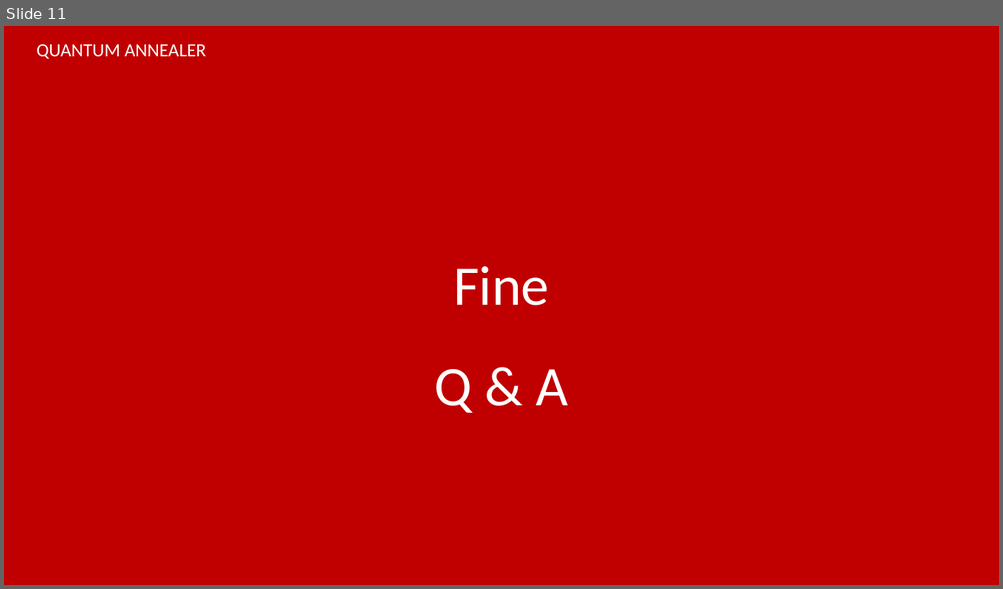
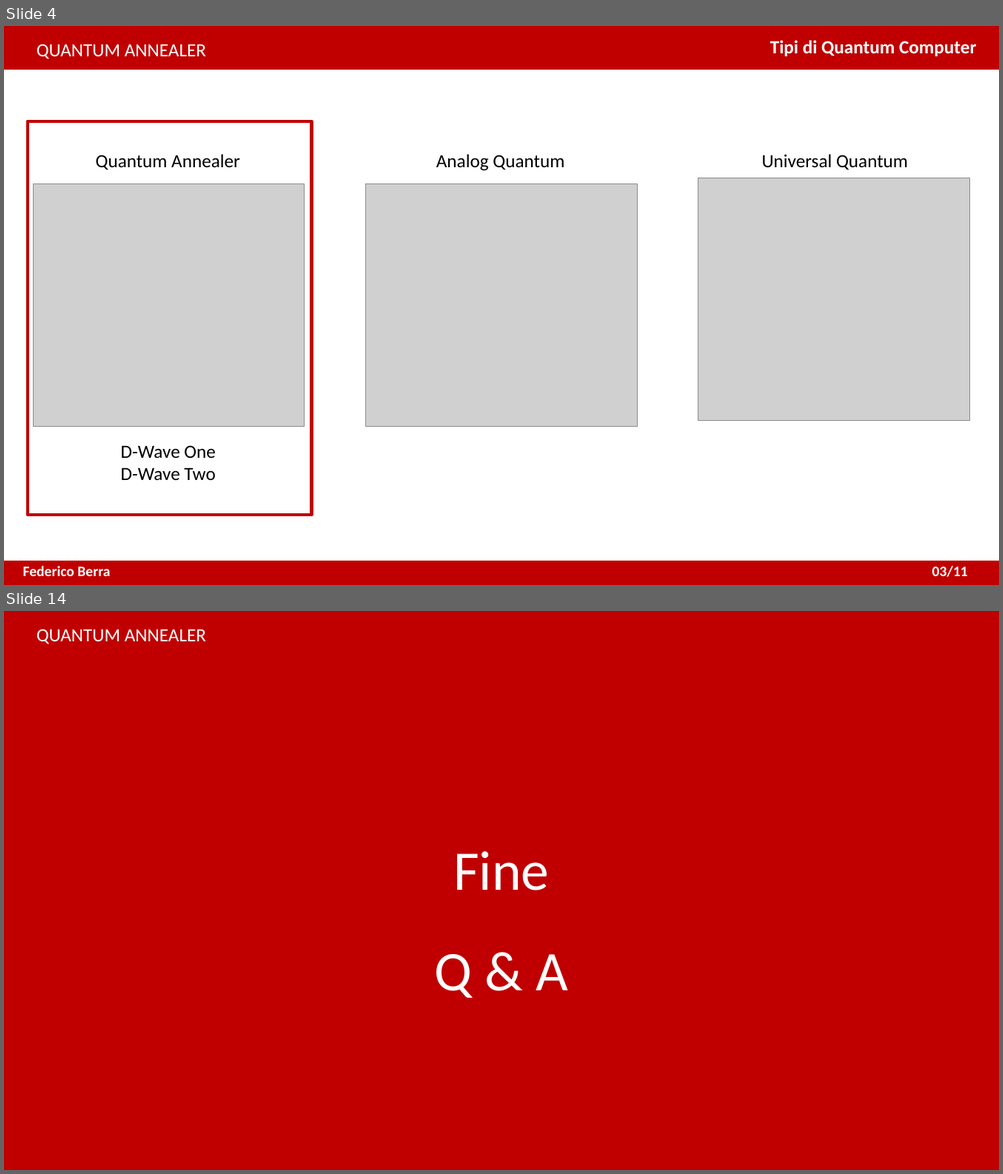
Before and after one commit to XaBerr/tesi-triennale, a slide deck: presentazione/presentazione.pptx. Shown one above the other, each under a label of ours: slide 11 before the commit, slides 4 and 14 after it; the slides between them are not shown. The pictures are 1003x589 and 1003x1174 pixels, drawn with LibreOffice and Linux fonts; fonts in the diff are those of the drawing; grey boxes stand for pictures. Boxes give left, top, right and bottom in pixels: in the first picture for what was removed or moved away, otherwise in the second. Text is boxed around its words. In the diff, an @@ line names an element or a change of style, - is before the commit and + after.

```diff
--- a/presentazione/presentazione.pptx
+++ b/presentazione/presentazione.pptx
@@ slide 4 added at [4,26,999,585], background #FFFFFF @@
@@ rectangle added at [4,26,999,69], fill #C00000, outline #C00000 1 pt @@
@@ text added at [37,44,206,59], 18 pt, text #FFFFFF @@
+QUANTUM ANNEALER
@@ text added at [770,40,976,56], 18 pt, text #FFFFFF, bold @@
+Tipi di Quantum Computer
@@ title added at [128,56,875,106], 20 pt, text #FFFFFF @@
+SIMULATE ANNEALING
@@ rectangle added at [27,121,311,515], outline #C00000 3 pt @@
@@ text added at [96,154,240,170], 18 pt, text #000000 @@
+Quantum Annealer
@@ text added at [436,154,564,171], 18 pt, text #000000 @@
+Analog Quantum
@@ text added at [762,154,908,170], 18 pt, text #000000 @@
+Universal Quantum
@@ picture added at [699,178,970,420] @@
@@ picture added at [33,184,304,426] @@
@@ picture added at [366,184,637,426] @@
@@ text added at [121,446,215,480], 18 pt, text #000000 @@
+D-Wave One
+D-Wave Two
@@ rectangle added at [4,562,999,585], fill #C00000, outline #C00000 1 pt @@
@@ text added at [23,566,110,577], 14 pt, text #FFFFFF, bold @@
+Federico Berra
@@ text added at [932,566,967,577], 14 pt, text #FFFFFF, bold @@
+03/11
@@ what was slide 11 is now slide 14 @@
```
Also in this commit, not shown: 9 slides changed, 2 other slides added, 4 other files.
